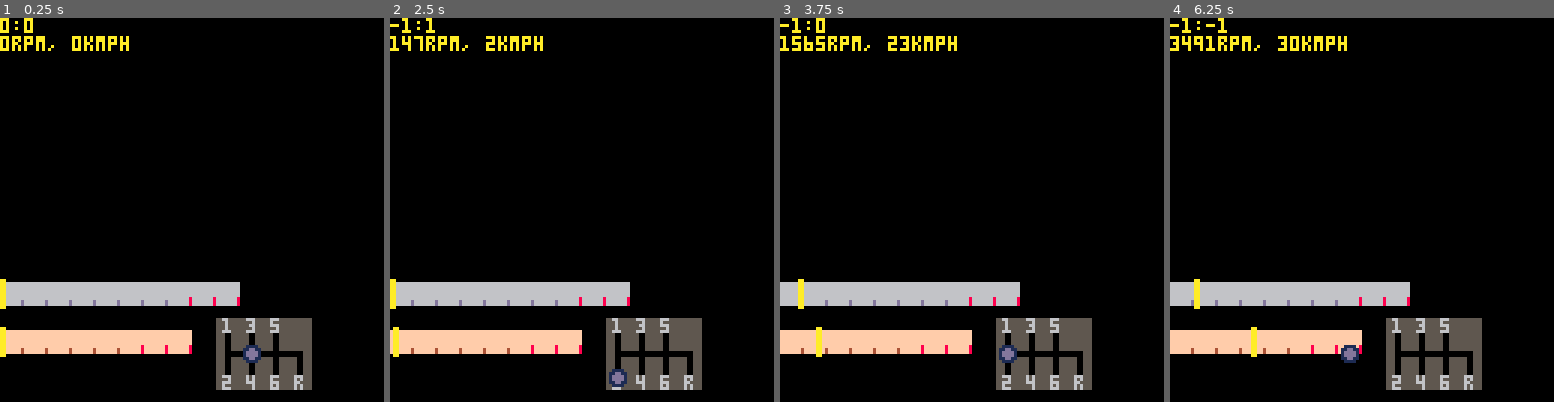
Above: before the commit, frames 1-4 (left to right).
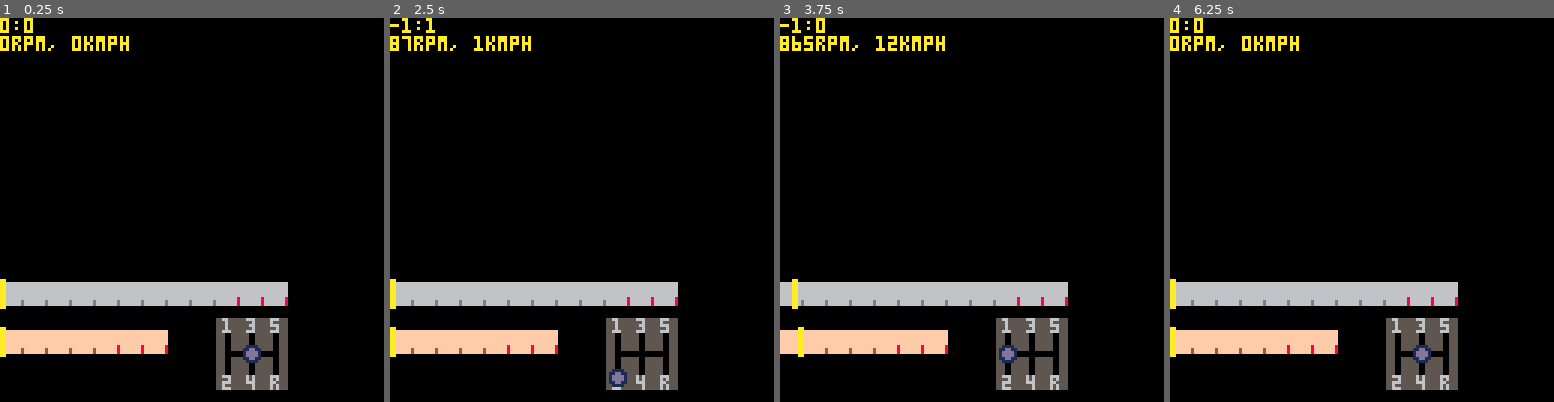
Above: after the commit, the same moments.

Repository: VedVid/PICOdrag
Game: PICO-8 cartridge picodrag.p8
Two runs of this game, one before a commit and one after it. Both use one fixed random seed, a clock stepped at 60 frames per second and the inputs below.
Inputs:
- Up to frame 1 (0.25 s): no input
- Up to frame 2 (2.5 s): hold Left 1.97-2.37 s; hold Down from 2.42 s (still down)
- Up to frame 3 (3.75 s): release Down at 2.82 s; hold Right 2.87-3.53 s; hold Up from 3.58 s (still down)
- Up to frame 4 (6.25 s): release Up at 4.08 s; hold Right 4.13-4.53 s; hold Down 4.58-5.08 s; hold Left 5.13-5.8 s; hold Up 5.85-6.18 s; hold Left from 6.23 s (still down)

The runs differ from the first frame. In frame 1, 2.3% of the frame differs, in the area x 30-82%, y 68-97%; in frame 2, 2.9%; in frame 3, 3.3%; in frame 4, 4.1%, in the area x 0-82%, y 0-97%.

Commit message:
Gearbox works fine for 5 and 6 gears gearboxes

Diff:
--- a/picodrag.p8
+++ b/picodrag.p8
@@ -331,6 +331,11 @@
    car.gears_data[6]) then
    ngear = ui.gearbox.gears.six
    car.current_gear = 6
+  elseif (cgear ==
+   ui.gearbox.gears.zero_right_right and
+   car.gears_data[6]) then
+   ngear = ui.gearbox.gears.reverse
+   car.current_gear = 0
   end
  end
 
@@ -346,7 +351,7 @@
 -- cars and related math
 
 function make_car()
- return make_honda()
+ return make_abarth()
 end
 
 function make_honda()
Not shown, added: todo.md
